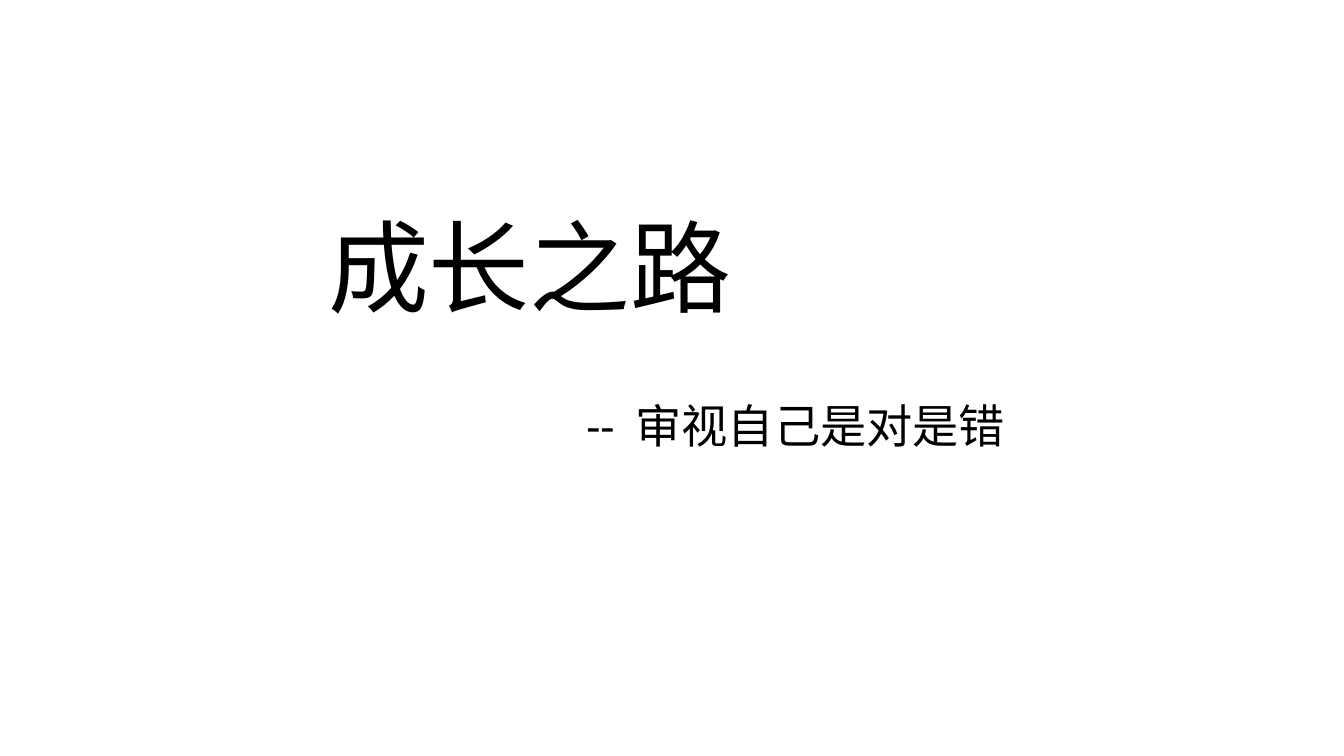
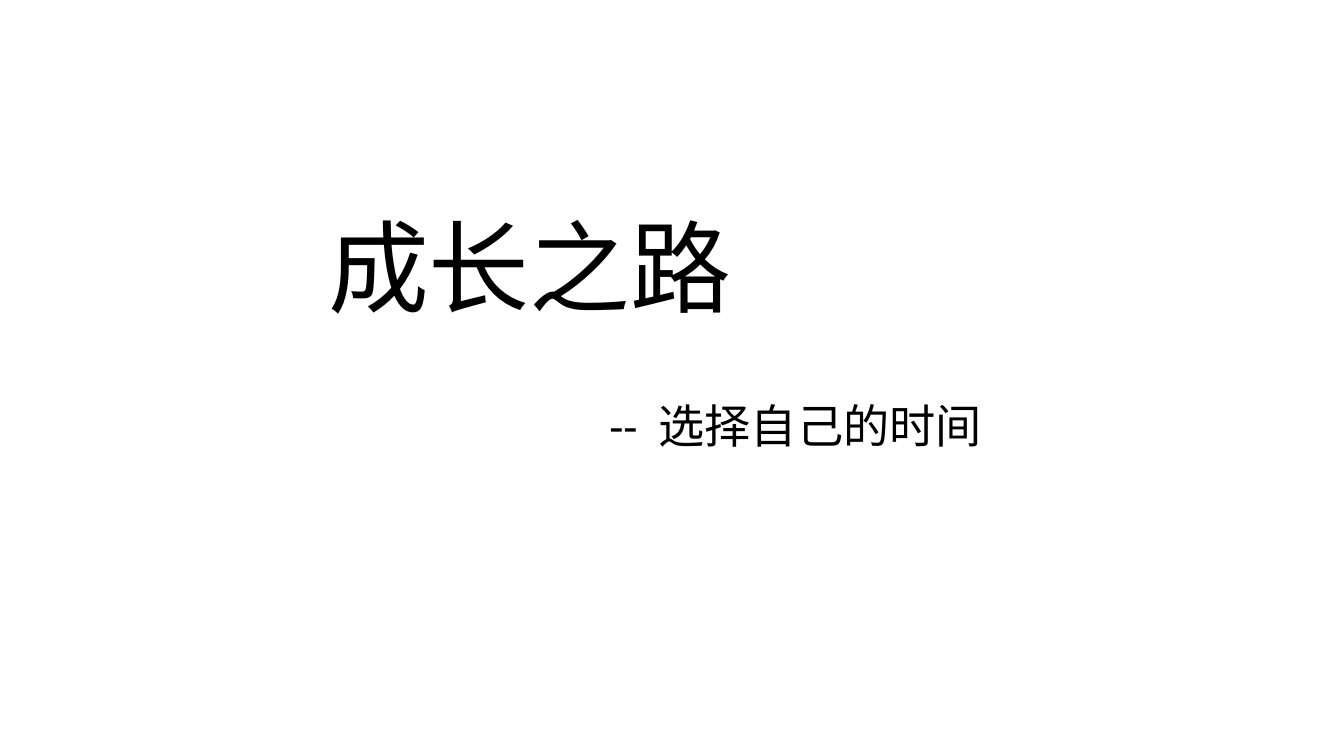
Before and after one commit to Kate-liu/Coder-Working, a slide deck: slide 1 of 9-Self article/标题Deno.pptx. Drawn at 1344x756 pixels with LibreOffice and Linux fonts; fonts in the diff are those of the drawing. Boxes give left, top, right and bottom in pixels: in the first picture for what was removed or moved away, otherwise in the second. Text is boxed around its words. In the diff, an @@ line names an element or a change of style, - is before the commit and + after.

```diff
--- a/9-Self article/标题Deno.pptx
+++ b/9-Self article/标题Deno.pptx
@@ subtitle at [659,404,982,447]: text changed @@
--- 审视自己是对是错
+-- 选择自己的时间
```
Also in this commit, not shown: 1 other file.
